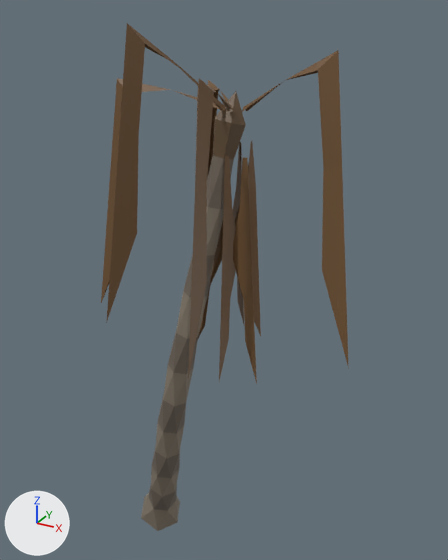
The FBX model FBX/SM_Palm_Dead_C.fbx: old version first, new version second.
Rendered twice from a 50 mm lens placed at (4.96, -6.74, 7.99), pointed at (1.54, -0.53, 4.88). The lights are fixed; the arrows at lower left show +X, +Y and +Z. The older version comes first. Objects named as collision shapes, trigger or cutter boxes, shadow casters or lower levels of detail are left out. Where no turn or scale is listed for an object, it has been applied to the vertices.

Names of what the first picture shows: 'SM_Palm_Dead_C_LOD0'.
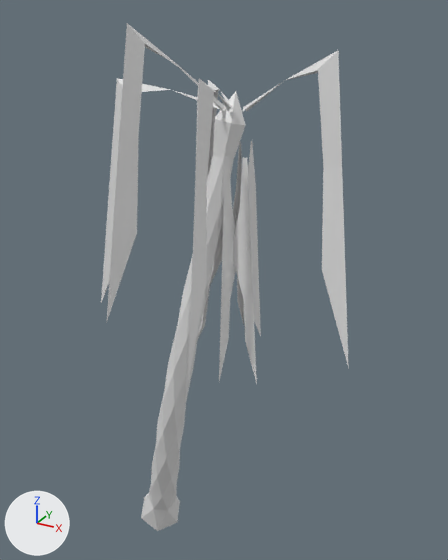
What differs and where, as boxes (x1, y1, x2, y2) in the pictures (448 x 560 px):
'SM_Palm_Dead_C_LOD0', recoloured (brown to white): (101, 23, 349, 531) in both

Diff of the bpy script that builds the scene:
```diff
--- a/FBX/SM_Palm_Dead_C.fbx.py
+++ b/FBX/SM_Palm_Dead_C.fbx.py
@@ mat_mi_palm_dead @@
 mat_mi_palm_dead = principled_material('MI_Palm_Dead')
-mat_mi_palm_dead.base_color = (0.17, 0.09, 0.035)  # brown #735535
+mat_mi_palm_dead.base_color = (0.8, 0.8, 0.8)  # white #e7e7e7
 mat_mi_palm_dead.roughness = 0.553
@@ mat_mi_palm_husk @@
 mat_mi_palm_husk = principled_material('MI_Palm_Husk')
-mat_mi_palm_husk.base_color = (0.13, 0.08, 0.04)  # brown #655038
+mat_mi_palm_husk.base_color = (0.8, 0.8, 0.8)  # white #e7e7e7
 mat_mi_palm_husk.roughness = 0.553
@@ mat_mi_palm_trunka @@
 mat_mi_palm_trunka = principled_material('MI_Palm_TrunkA')
-mat_mi_palm_trunka.base_color = (0.24, 0.2, 0.15)  # brown #867c6c
+mat_mi_palm_trunka.base_color = (0.8, 0.8, 0.8)  # white #e7e7e7
 mat_mi_palm_trunka.roughness = 0.553
@@ mat_mi_palm_trunkb @@
 mat_mi_palm_trunkb = principled_material('MI_Palm_TrunkB')
-mat_mi_palm_trunkb.base_color = (0.16, 0.13, 0.1)  # brown #6f6559
+mat_mi_palm_trunkb.base_color = (0.8, 0.8, 0.8)  # white #e7e7e7
 mat_mi_palm_trunkb.roughness = 0.553
```
